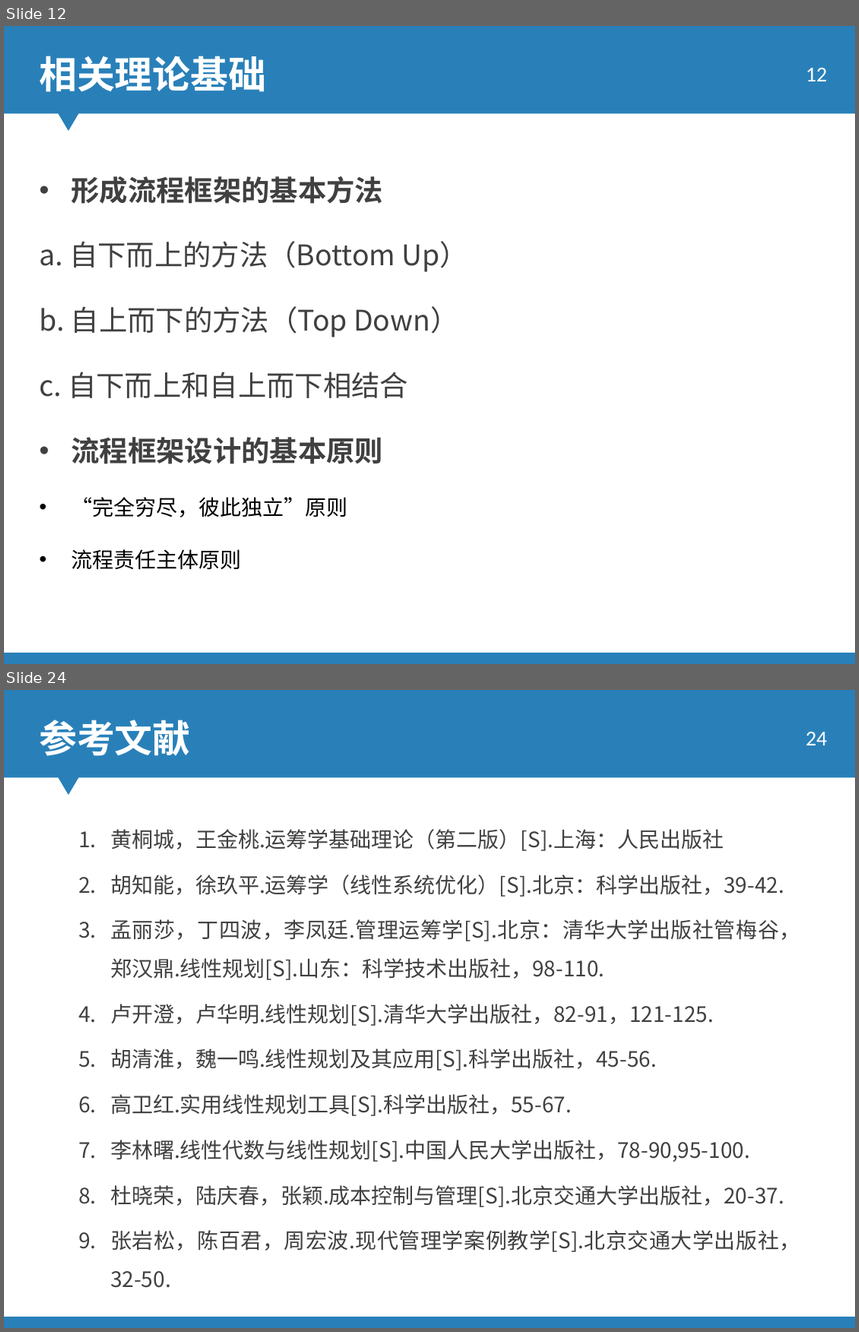
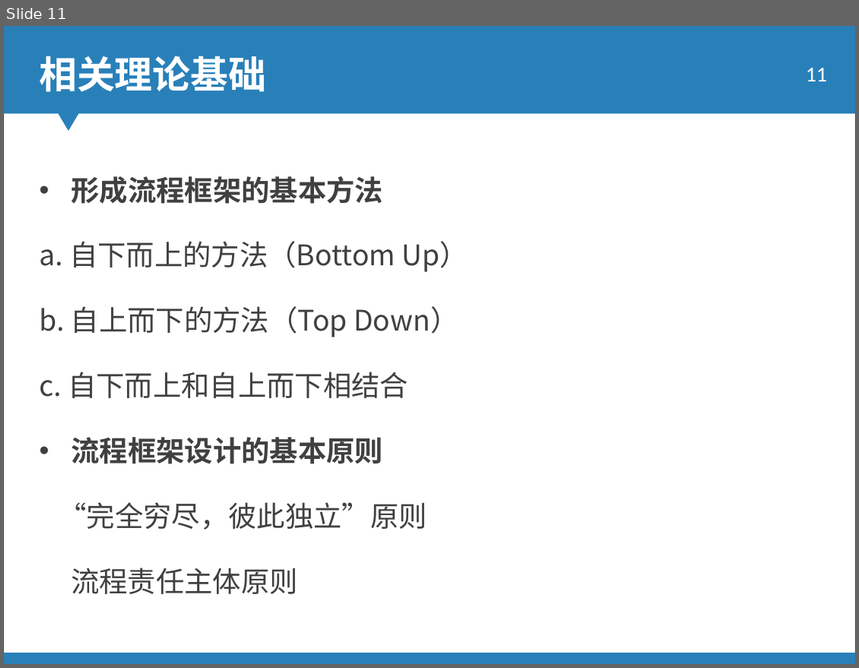
Before and after one commit to ky4910/KimThesis, a slide deck: 答辩_0610_JY.ppt. Shown one above the other, each under a label of ours: slides 12 and 24 before the commit, slide 11 after it; the slides between them are not shown. The pictures are 859x1332 and 859x668 pixels, drawn with LibreOffice and Linux fonts; fonts in the diff are those of the drawing; background and template pictures are left out. Boxes give left, top, right and bottom in pixels: in the first picture for what was removed or moved away, otherwise in the second. Text is boxed around its words. In the diff, an @@ line names an element or a change of style, - is before the commit and + after.

```diff
--- a/答辩_0610_JY.ppt
+++ b/答辩_0610_JY.ppt
@@ slide 24 removed at (4,690,855,1328), background picture (left out); not listed: 2 template elements that a slide beside it also shows @@
@@ text removed at (39,720,190,756) @@
-参考文献
@@ page number removed at (806,732,827,745) @@
-24
@@ text removed at (110,829,800,1288) @@
-1. 黄桐城，王金桃.运筹学基础理论（第二版）[S].上海：人民出版社
-2. 胡知能，徐玖平.运筹学（线性系统优化）[S].北京：科学出版社，39-42.
-3. 孟丽莎，丁四波，李凤廷.管理运筹学[S].北京：清华大学出版社管梅谷，郑汉鼎.线性规划[S].山东：科学技术出版社，98-110.
-4. 卢开澄，卢华明.线性规划[S].清华大学出版社，82-91，121-125.
-5. 胡清淮，魏一鸣.线性规划及其应用[S].科学出版社，45-56.
-6. 高卫红.实用线性规划工具[S].科学出版社，55-67.
-7. 李林曙.线性代数与线性规划[S].中国人民大学出版社，78-90,95-100.
-8. 杜晓荣，陆庆春，张颖.成本控制与管理[S].北京交通大学出版社，20-37.
-9. 张岩松，陈百君，周宏波.现代管理学案例教学[S].北京交通大学出版社，32-50.
@@ what was slide 12 is now slide 11 @@
@@ slide 11 changed as well @@
@@ page number at (806,68,827,81): text changed @@
-12
+11
@@ text at (58,503,427,594): size 18 to 24 pt, font Arial to Noto Sans CJK SC, text colour #000000 to #404040 in "“完全穷尽，彼此独立”原则", "流程责任主体原则"; bullet • to none @@
```
Also in this commit, not shown: 5 other slides changed, 20 slides added, 12 other slides removed, 1 other file.
